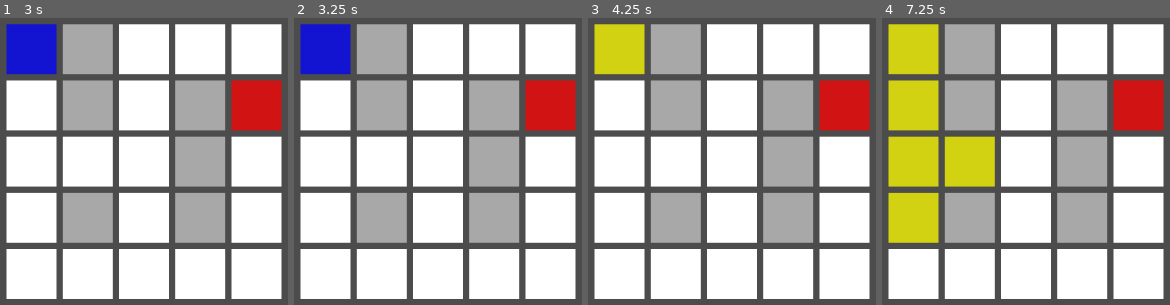
Above: before the commit, frames 1-4 (left to right).
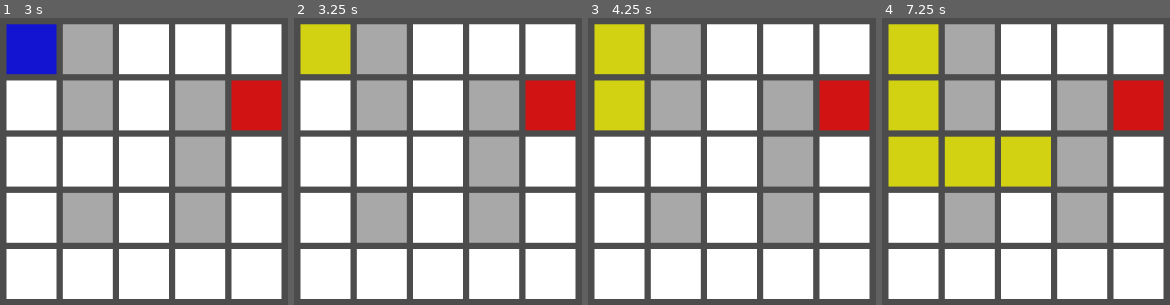
Above: after the commit, the same moments.

Repository: cmailhot4/parcours_profondeur
Game: Godot game, scene res://scenes/main.tscn
Same seed, same stepped clock (60 frames per second), same inputs: the game is played once before the commit and once after it.
Inputs:
- Up to frame 1 (3 s): tap Enter at 0.5, 2 s; tap Space at 1.25, 2.75 s
- Up to frame 2 (3.25 s): no input
- Up to frame 3 (4.25 s): tap Enter at 3.5 s
- Up to frame 4 (7.25 s): tap Space at 5 s

Frame 1 is identical in both runs. In frame 2, 3.1% of the frame differs, in the area x 2-20%, y 2-20%; in frame 3, 3.1%; in frame 4, 6.2%, in the area x 2-59%, y 41-79%.

Commit message:
Ajout du temps-mort pour affichage du parcours

Diff:
--- a/scripts/case.gd
+++ b/scripts/case.gd
@@ -49,6 +49,6 @@
 
 # Met la case jaune et la marque comme visitée
 func _set_visite():
-	couleur = Color( 1, 1, 0, 0.75 ) #jaune
-	_set_couleur(couleur)
+	#couleur = Color( 1, 1, 0, 0.75 ) #jaune
+	#_set_couleur(couleur)
 	visite = true
--- a/scripts/main.gd
+++ b/scripts/main.gd
@@ -7,12 +7,14 @@
 var nb_colonnes #nombre de colonnes dans le labyrinthe
 var i_depart #index de la case départ
 var i_arrivee #index de la case d'arrivée
+var ordre_parcours #tableau contenant les indexs parcourru en ordre
 
 # Called when the node enters the scene tree for the first time.
 func _ready():
 	nb_colonnes = 5
 	i_depart = 0
 	i_arrivee = 9
+	ordre_parcours = []
 
 	# Place les murs
 	_set_murs([1, 6, 8, 13, 16, 18])
@@ -149,6 +151,7 @@
 	var parent = cases[i_depart]
 
 	_visiter(parent)
+	_afficher_solution()
 
 	#yield(get_tree().create_timer(1.0), "timeout")
 	print("Terminé")
@@ -156,7 +159,8 @@
 # Fonction récursive qui visite et marque les cases
 # case: la case que l'on visite
 func _visiter(case):
-	yield(get_tree().create_timer(1.0), "timeout")
+	#yield(get_tree().create_timer(1.0), "timeout")
+	ordre_parcours.append(case)
 	case._set_visite()
 
 	for i in range(case.voisins_accessibles.size()):
@@ -164,3 +168,9 @@
 		if voisin.visite == false:
 			print('Parcourir: ', case.voisins_accessibles[i])
 			_visiter(voisin)
+
+func _afficher_solution():
+	var couleur_parcour = Color(1, 1, 0, 0.75)
+	for i in range(ordre_parcours.size()):
+		ordre_parcours[i]._set_couleur(couleur_parcour)
+		yield(get_tree().create_timer(1.0), "timeout")
